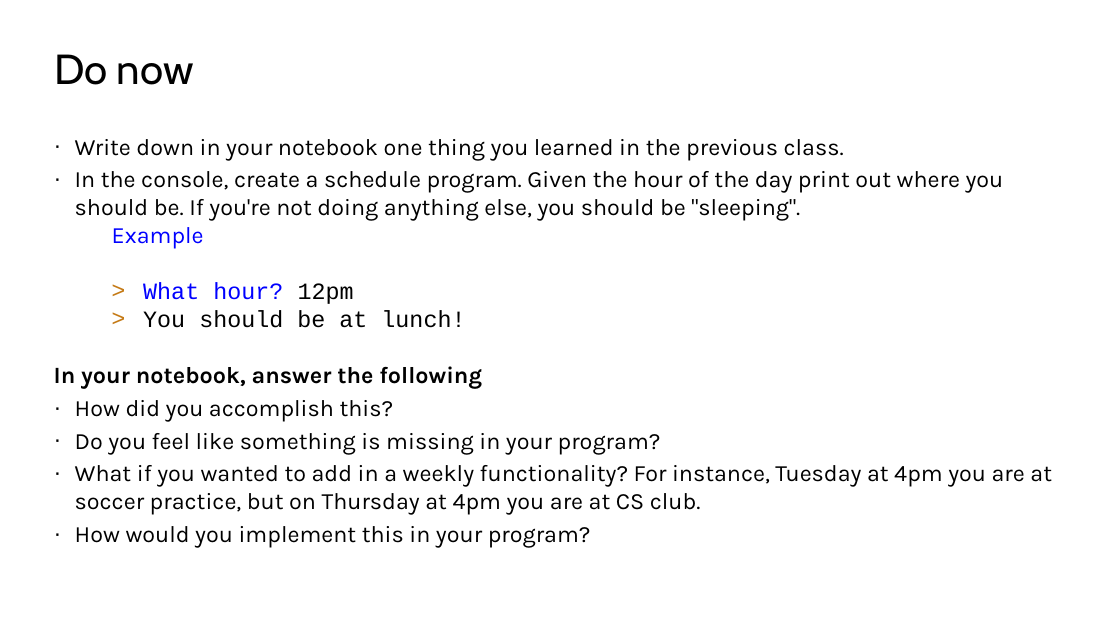
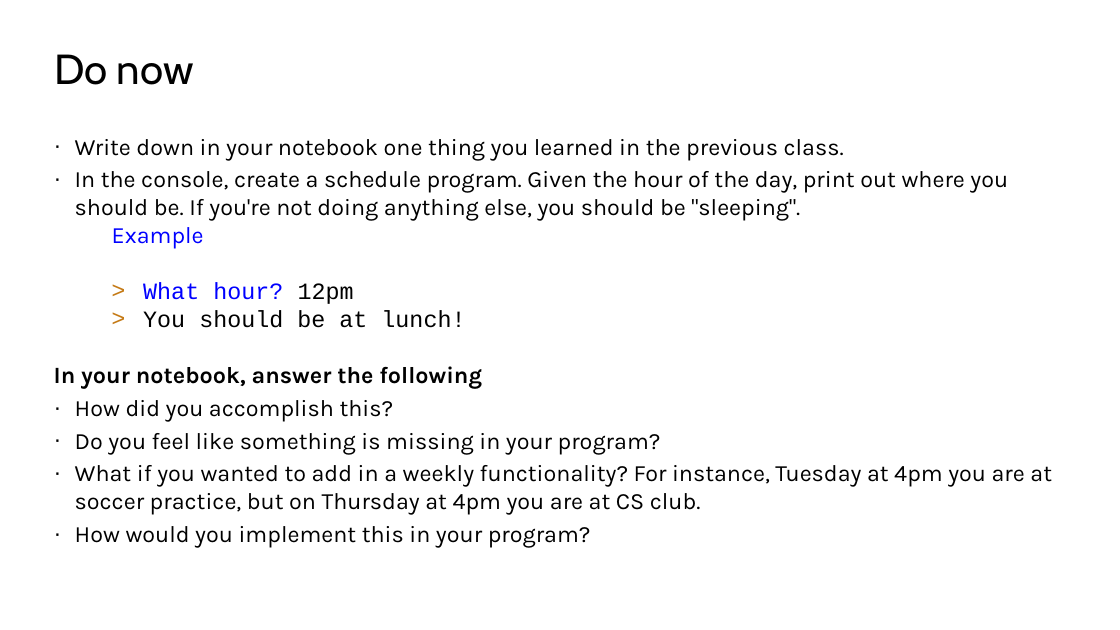
Before and after one commit to TEALSK12/2nd-semester-introduction-to-computer-science, a slide deck: slide 4 of units/2_unit/slidedecks/Intro Python 2.03 TEALS.pptx. Drawn at 1120x630 pixels with LibreOffice and Linux fonts; fonts in the diff are those of the drawing; background and template pictures are left out. Boxes give left, top, right and bottom in pixels: in the first picture for what was removed or moved away, otherwise in the second. Text is boxed around its words. In the diff, an @@ line names an element or a change of style, - is before the commit and + after.

```diff
--- a/units/2_unit/slidedecks/Intro Python 2.03 TEALS.pptx
+++ b/units/2_unit/slidedecks/Intro Python 2.03 TEALS.pptx
@@ text at [75,171,1008,221]: text changed @@
-· In the console, create a schedule program. Given the hour of the day print out where you should be. If you're not doing anything else, you should be "sleeping".
+· In the console, create a schedule program. Given the hour of the day, print out where you should be. If you're not doing anything else, you should be "sleeping".
```
Also in this commit, not shown: 5 other slides changed.
